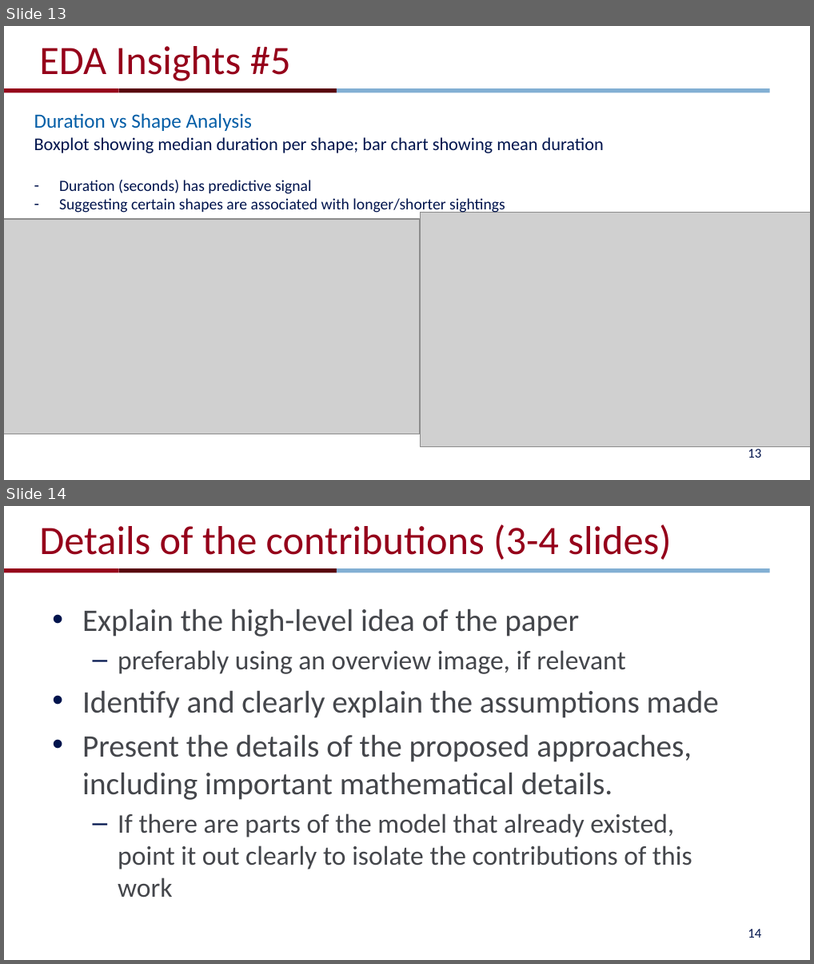
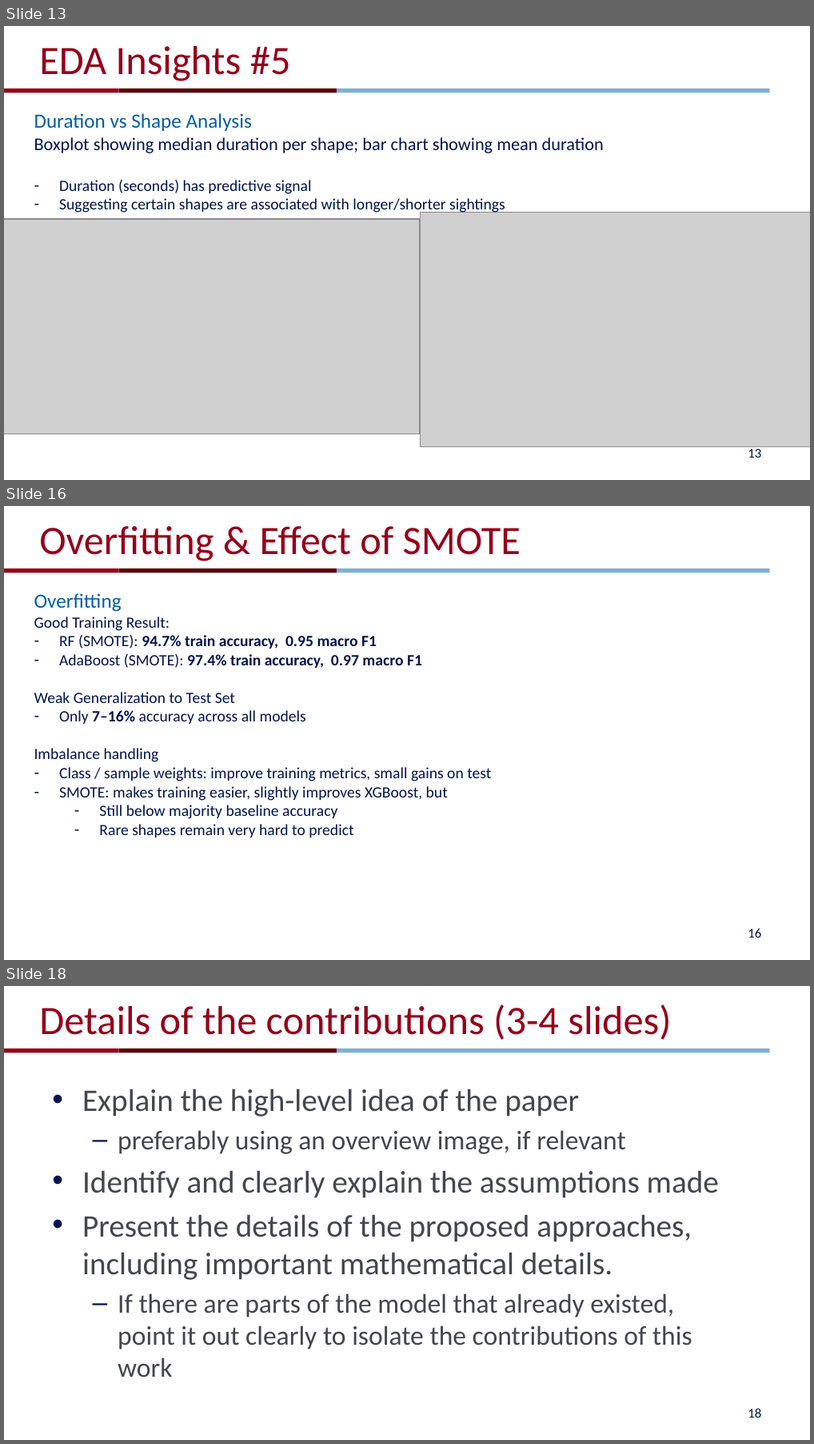
Before and after one commit to jingyig16/ufo-sightings, a slide deck: pre.pptx. Shown one above the other, each under a label of ours: slides 13 and 14 before the commit, slides 13, 16 and 18 after it; the slides between them are not shown. The pictures are 814x964 and 814x1444 pixels, drawn with LibreOffice and Linux fonts; fonts in the diff are those of the drawing; grey boxes stand for pictures; background and template pictures are left out. Boxes give left, top, right and bottom in pixels: in the first picture for what was removed or moved away, otherwise in the second. Text is boxed around its words. In the diff, an @@ line names an element or a change of style, - is before the commit and + after.

```diff
--- a/pre.pptx
+++ b/pre.pptx
@@ slide 16 added at box(4, 506, 810, 960), background #FFFFFF; not listed: 3 template elements that a slide beside it also shows @@
@@ title added at box(39, 526, 521, 561), 36 pt, text #95001A @@
+Overfitting & Effect of SMOTE
@@ text added at box(34, 593, 491, 837), 14 pt, text #00144D @@
+Overfitting
+Good Training Result:
+– RF (SMOTE): 94.7% train accuracy, 0.95 macro F1
+– AdaBoost (SMOTE): 97.4% train accuracy, 0.97 macro F1
+Weak Generalization to Test Set
+– Only 7–16% accuracy across all models
+Imbalance handling
+– Class / sample weights: improve training metrics, small gains on test
+– SMOTE: makes training easier, slightly improves XGBoost, but
+  – Still below majority baseline accuracy
+  – Rare shapes remain very hard to predict
@@ page number added at box(748, 928, 762, 937), 12 pt, text #00144D @@
+16
@@ what was slide 14 is now slide 18 @@
@@ page number at box(748, 1408, 762, 1417): text changed @@
-14
+18
```
Also in this commit, not shown: 1 slide changed, 3 other slides added.
